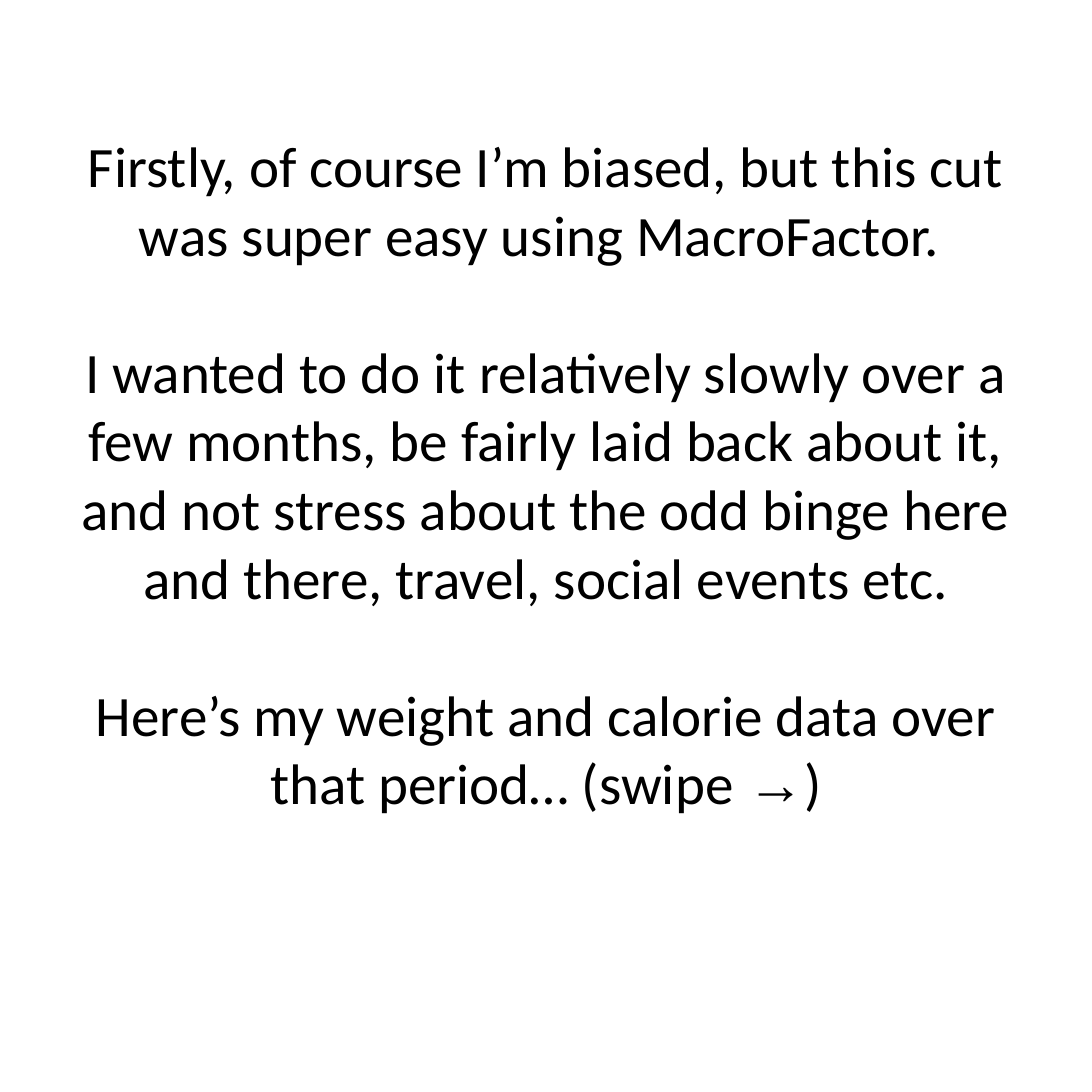
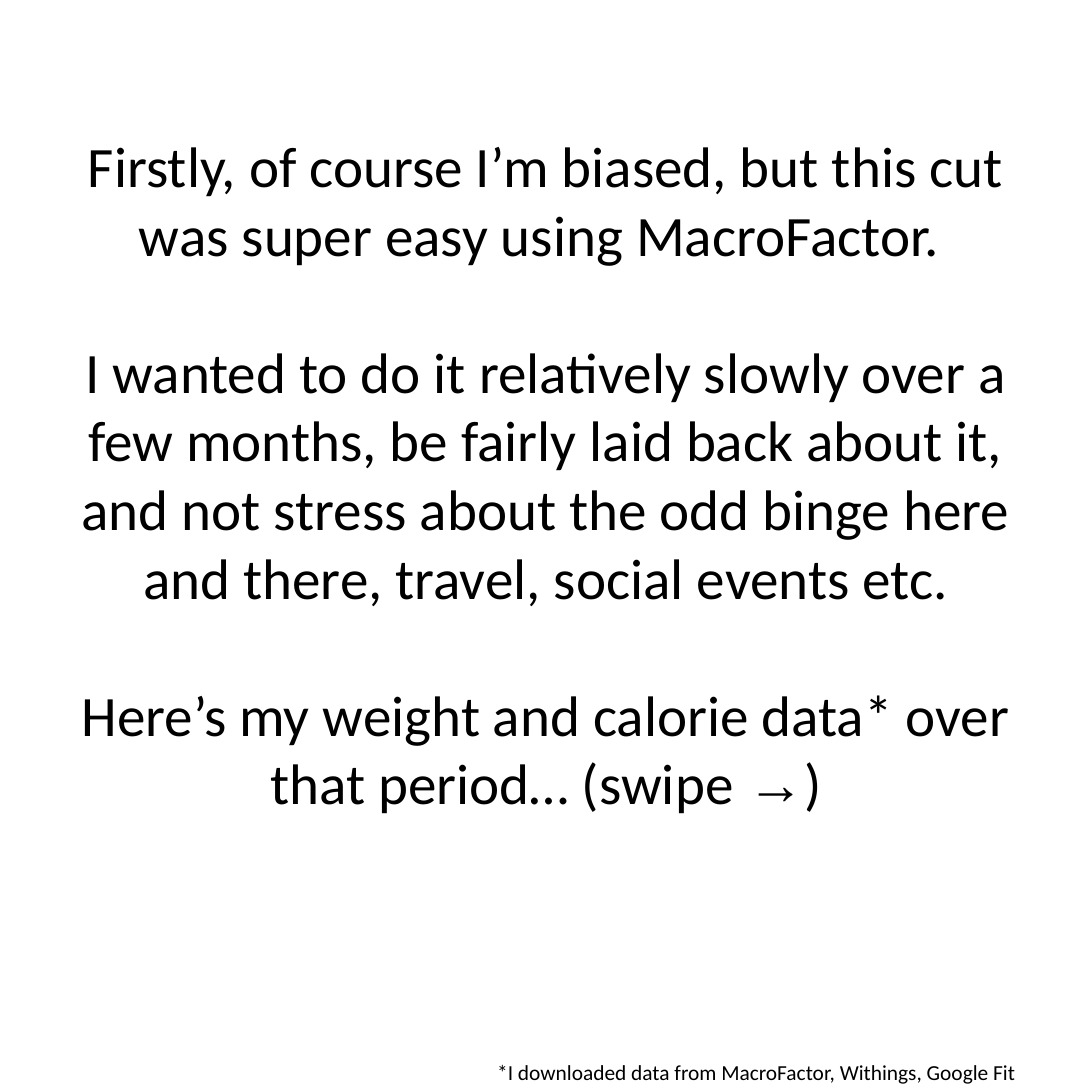
Before and after one commit to jamessteeleii/blackpill_progress, a slide deck: slide 3 of images/carousel.pptx. Drawn at 1092x1092 pixels with LibreOffice and Linux fonts; fonts in the diff are those of the drawing. Boxes give left, top, right and bottom in pixels: in the first picture for what was removed or moved away, otherwise in the second. Text is boxed around its words. In the diff, an @@ line names an element or a change of style, - is before the commit and + after.

```diff
--- a/images/carousel.pptx
+++ b/images/carousel.pptx
@@ text at (x1=82, y1=695, x2=1009, y2=814): text changed @@
-Here’s my weight and calorie data over that period… (swipe →)
+Here’s my weight and calorie data* over that period… (swipe →)
@@ text added at (x1=497, y1=1065, x2=1015, y2=1084), 12 pt, text #000000 @@
+*I downloaded data from MacroFactor, Withings, Google Fit
```
Also in this commit, not shown: 10 other slides changed, 23 other files.
